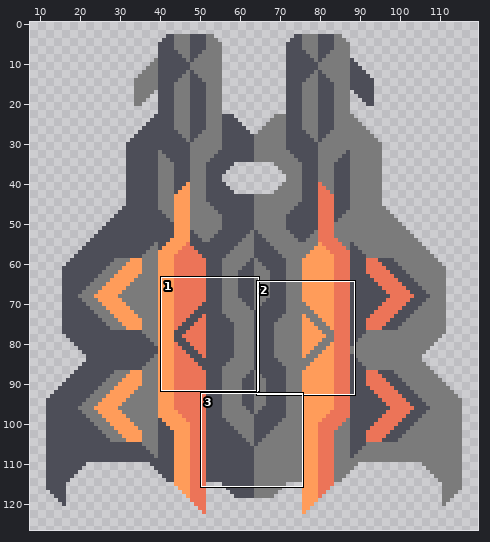
Two versions of one sprite sheet, core/assets-raw/sprites/blocks/turrets/spectre.png. The first picture is a wide view before the edit; the outline marks the close-up.
Close-up. Before:
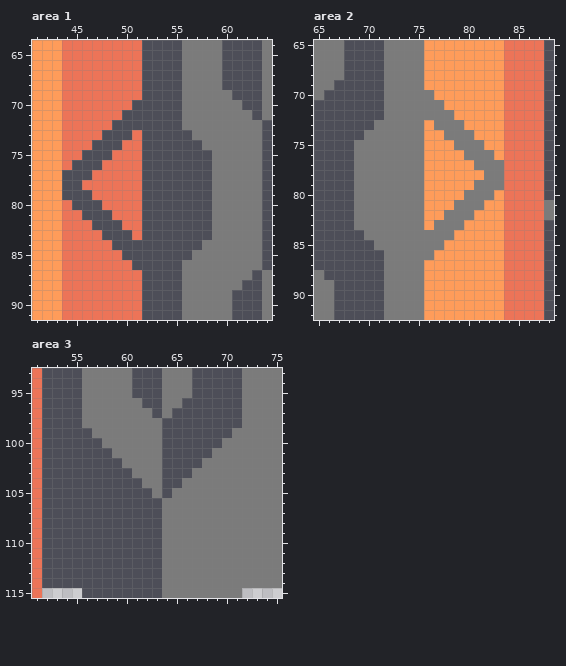
The file is 128x128 pixels. Shown: area 1: x 41..64, y 64..91; area 2: x 65..88, y 65..92; area 3: x 51..75, y 93..115. The wide view leaves out empty margins. The commit also changed other parts of the picture, which this record leaves out.
Once edited:
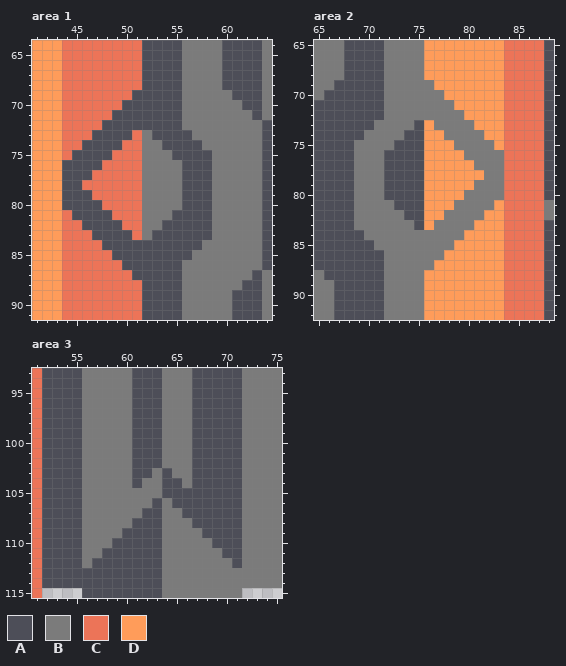
Palette (. is transparent): A #4d4e58  B #7b7b7b  C #ec7458  D #ff9c5a
Diff:
Changed rows in their new state; - is an unchanged pixel.
Area 1:
first column x 44:
69 -------A----
70 ------A-----
71 -----A------
72 ----A-------
73 ---A----B---
74 --A-----BB--
75 -A------BBB-
76 A-------BBBB
77 --------BBBB
78 --------BBBB
79 --------BBBB
80 A-------BBBB
81 -A------BBB-
82 --A-----BB--
83 ---A----B---
84 ----A-------
85 -----A------
86 ------A-----
87 -------A----
Area 2:
first column x 72:
69 ----B-------
70 -----B------
71 ------B-----
72 -------B----
73 ---A----B---
74 --AA-----B--
75 -AAA------B-
76 AAAA-------B
77 AAAA--------
78 AAAA--------
79 AAAA--------
80 AAAA-------B
81 -AAA------B-
82 --AA-----B--
83 ---A----B---
84 -------B----
85 ------B-----
86 -----B------
87 ----B-------
Area 3:
first column x 56:
 96 -----A----B-----
 97 -----AA--BB-----
 98 -----AAABBB-----
 99 B----AAABBB----A
100 BB---AAABBB---AA
101 BBB--AAABBB--AAA
102 BBBB-AAABBB-AAAA
103 BBBBBAA--BBAAAAA
104 BBBBB------AAAAA
105 BBBBBBB--AAAAAAA
106 BBBBBBB--AAAAAAA
107 BBBBBB----AAAAAA
108 BBBBB------AAAAA
109 BBBB--------AAAA
110 BBB----------AAA
111 BB------------AA
112 B--------------A
